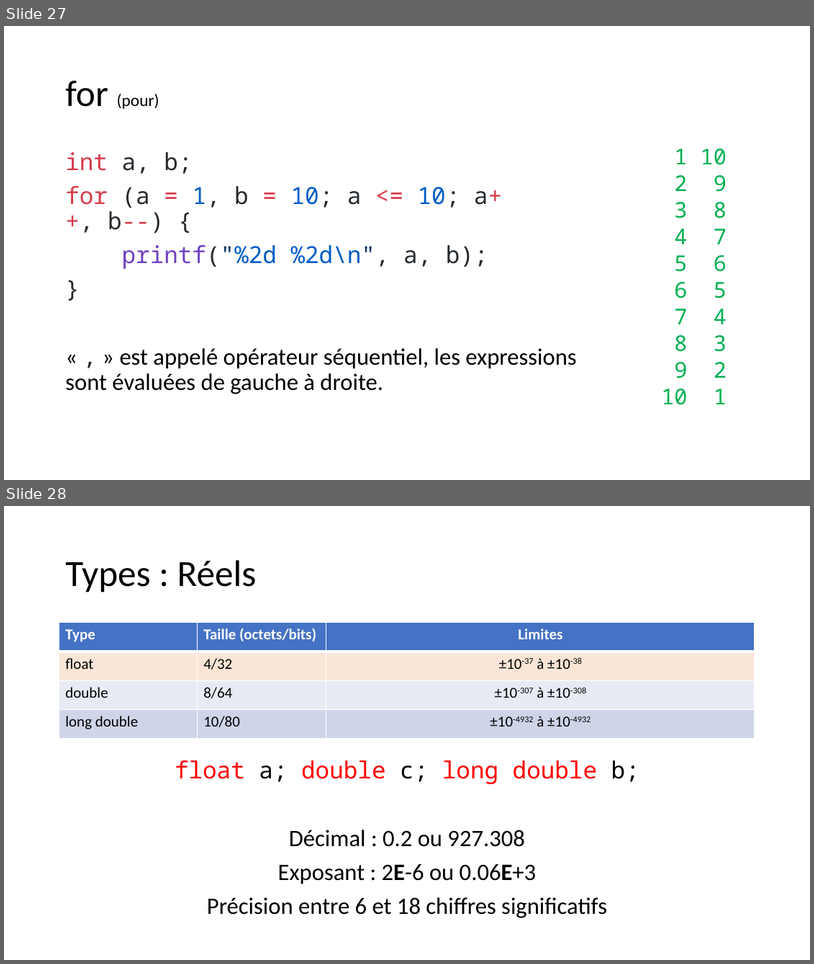
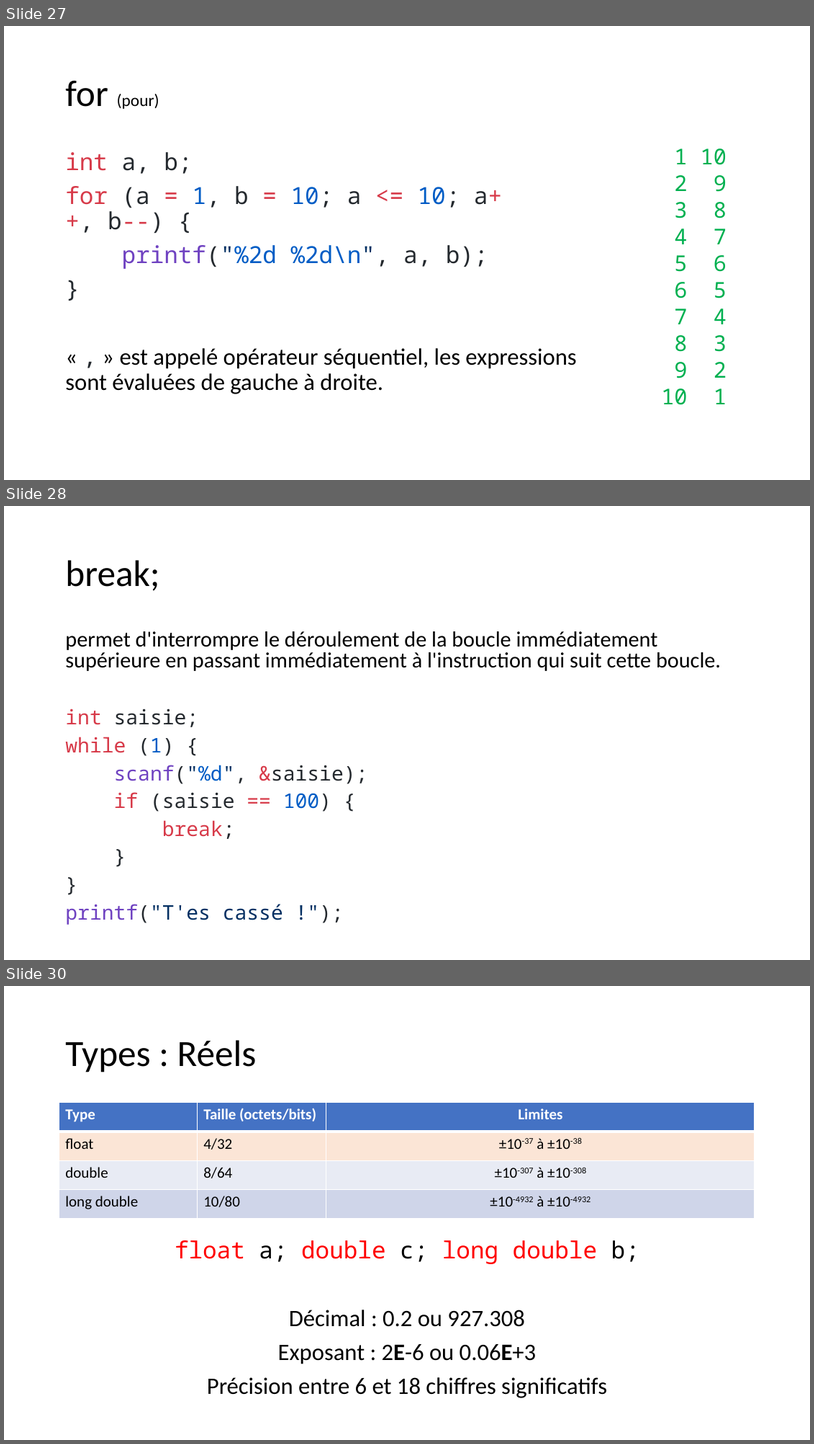
Before and after one commit to Firestorm49/bts-1, a slide deck: 02_C/02_Types-et-operateurs/Types et opérateurs en C.pptx. Shown one above the other, each under a label of ours: slides 27 and 28 before the commit, slides 27, 28 and 30 after it; the slides between them are not shown. The pictures are 814x964 and 814x1444 pixels, drawn with LibreOffice and Linux fonts; fonts in the diff are those of the drawing. Boxes give left, top, right and bottom in pixels: in the first picture for what was removed or moved away, otherwise in the second. Text is boxed around its words. In the diff, an @@ line names an element or a change of style, - is before the commit and + after.

```diff
--- a/02_C/02_Types-et-operateurs/Types et opérateurs en C.pptx
+++ b/02_C/02_Types-et-operateurs/Types et opérateurs en C.pptx
@@ slide 28 added at [4,506,810,960], background #FFFFFF @@
@@ title added at [65,560,160,591], 44 pt, text #000000 @@
+break;
@@ text added at [65,631,721,924], 25.9 pt, text #000000 @@
+permet d'interrompre le déroulement de la boucle immédiatement supérieure en passant immédiatement à l'instruction qui suit cette boucle.
+int saisie;
+while (1) {
+scanf("%d", &saisie);
+if (saisie == 100) {
+break;
+}
+}
+printf("T'es cassé !");
@@ what was slide 28 is now slide 30 @@
```
Also in this commit, not shown: 1 slide changed, 4 other slides added, 28 other files.
